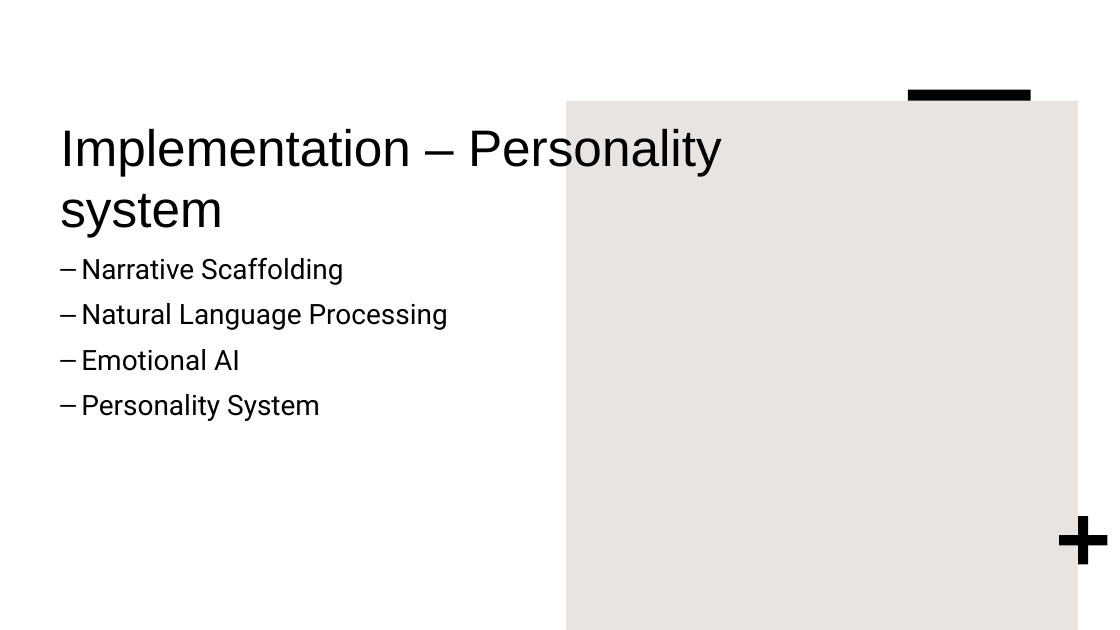
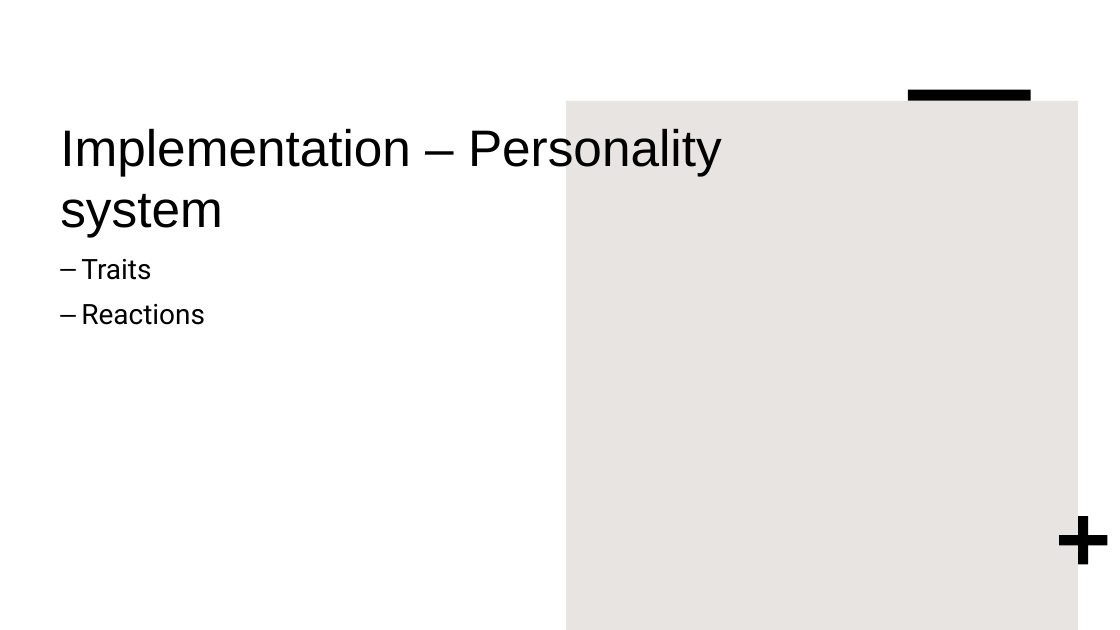
Before and after one commit to IsaacdmDunn/FYP-Bsc, a slide deck: slide 15 of Narrative AI Generation.pptx (slide 13 before the commit). Drawn at 1120x630 pixels with LibreOffice and Linux fonts; fonts in the diff are those of the drawing. Boxes give left, top, right and bottom in pixels: in the first picture for what was removed or moved away, otherwise in the second. Text is boxed around its words. In the diff, an @@ line names an element or a change of style, - is before the commit and + after.

```diff
--- a/Narrative AI Generation.pptx
+++ b/Narrative AI Generation.pptx
@@ text at (81,259,205,325): text changed @@
-– Narrative Scaffolding
-– Natural Language Processing
-– Emotional AI
-– Personality System
+– Traits
+– Reactions
```
Also in this commit, not shown: 3 other slides changed, 7 slides added, 3 slides removed.
